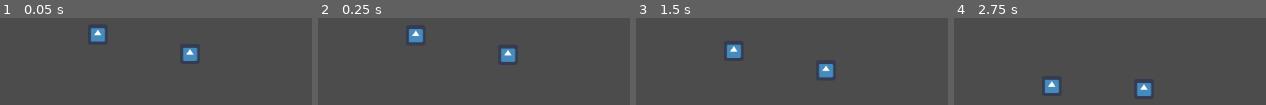
Above: before the commit, frames 1-4 (left to right).
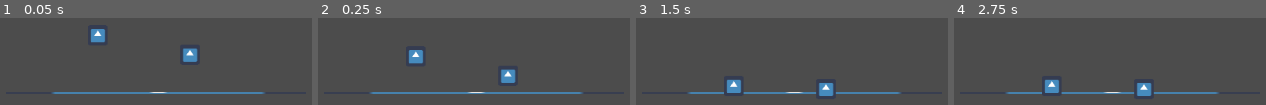
Above: after the commit, the same moments.

Repository: Clockknight/Chrono-Conflict
Game: Godot game, scene res://Scenes/map.tscn
Two runs of this game, one before a commit and one after it. Both use one fixed random seed, a clock stepped at 60 frames per second and the inputs below. The engine's default icon, where the game draws it, is replaced by a stand-in: a white triangle on a blue panel in a dark square.
Inputs:
- Up to frame 1 (0.05 s): no input
- Up to frame 2 (0.25 s): no input
- Up to frame 3 (1.5 s): no input
- Up to frame 4 (2.75 s): no input

The runs differ from the first frame. In frame 1, 2.0% of the frame differs, in the area x 16-85%, y 11-88%; in frame 2, 4.5%, in the area x 16-85%, y 12-88%; in frame 3, 4.2%; in frame 4, 1.3%.

Commit message:
Update grounding logic to match new variable names

Diff:
--- a/Scenes/map.tscn
+++ b/Scenes/map.tscn
@@ -15,6 +15,8 @@
 editor_draw_drag_margin = true
 
 [node name="test_Groundline" type="Sprite" parent="."]
+scale = Vector2( 30, 0.2 )
+texture = ExtResource( 2 )
 
 [node name="manager" type="Node" parent="."]
 script = ExtResource( 3 )
--- a/Scripts/Player.gd
+++ b/Scripts/Player.gd
@@ -19,16 +19,16 @@
 
 var _other
 var _p1_side = true
-
-var bottom_pos = 0
+var _grounded:bool
+var _bottom_pos = 0
 
 
 func _configure(other_player):
 	# player object assumes it's player 1 until otherwise stated
 	_other = other_player
-	print("_other_player assigned")
+
 	_sidecheck()
-	print("config sidecheck() ran")
+
 
 	if not _p1_side:
 		_up_string = "ui_p2up"
@@ -61,10 +61,13 @@
 	var x_sum = Input.get_axis(_left_string, _right_string)
 	var y_sum = Input.get_axis(_up_string, _down_string)
 
-	bottom_pos = _calc_bottom_y()
-	var grounded = bottom_pos >= 0
+	_bottom_pos = _calc_bottom_y()
+	_grounded = _bottom_pos >= 0
 
-	if (grounded):
+	if (_grounded):
+		print("Grounded")
+		print(_bottom_pos)
+		print(y_sum)
 		#X movement
 		directional_input.x = x_sum
 		directional_input.x *= horizontal_speed
@@ -73,11 +76,10 @@
 		self.scale.y = 1
 		directional_input.y = 0
 
-		if (y_sum == 0):
-			if (bottom_pos > 0):
-				directional_input.y = -1 * bottom_pos
+		if (_bottom_pos > 0):
+			directional_input.y = -1 * _bottom_pos
 
-		elif (y_sum > 0):
+		if (y_sum > 0):
 			self.scale.y = .5
 			directional_input.x = 0
 
@@ -85,7 +87,7 @@
 			directional_input.y += y_sum * vertical_speed
 
 
-	elif (not grounded):
+	elif (not _grounded):
 		directional_input.y += gravity
 		if (directional_input.y > terminal_speed):
 			directional_input.y = terminal_speed
@@ -98,4 +100,4 @@
 		_sidecheck()
 
 func _box_tick():
-	print("box_tick")
+	_bottom_pos = _bottom_pos
--- a/Scripts/manager.gd
+++ b/Scripts/manager.gd
@@ -28,7 +28,7 @@
 	_timer = Timer.new()
 	add_child(_timer)
 	_timer.connect("timeout", self, "_on_Timer_timeout")
-	_timer.set_wait_time(.25)
+	_timer.set_wait_time(1.0 / 30.0)
 	_timer.set_one_shot(false) # Make sure it loops
 	_timer.start()
 
